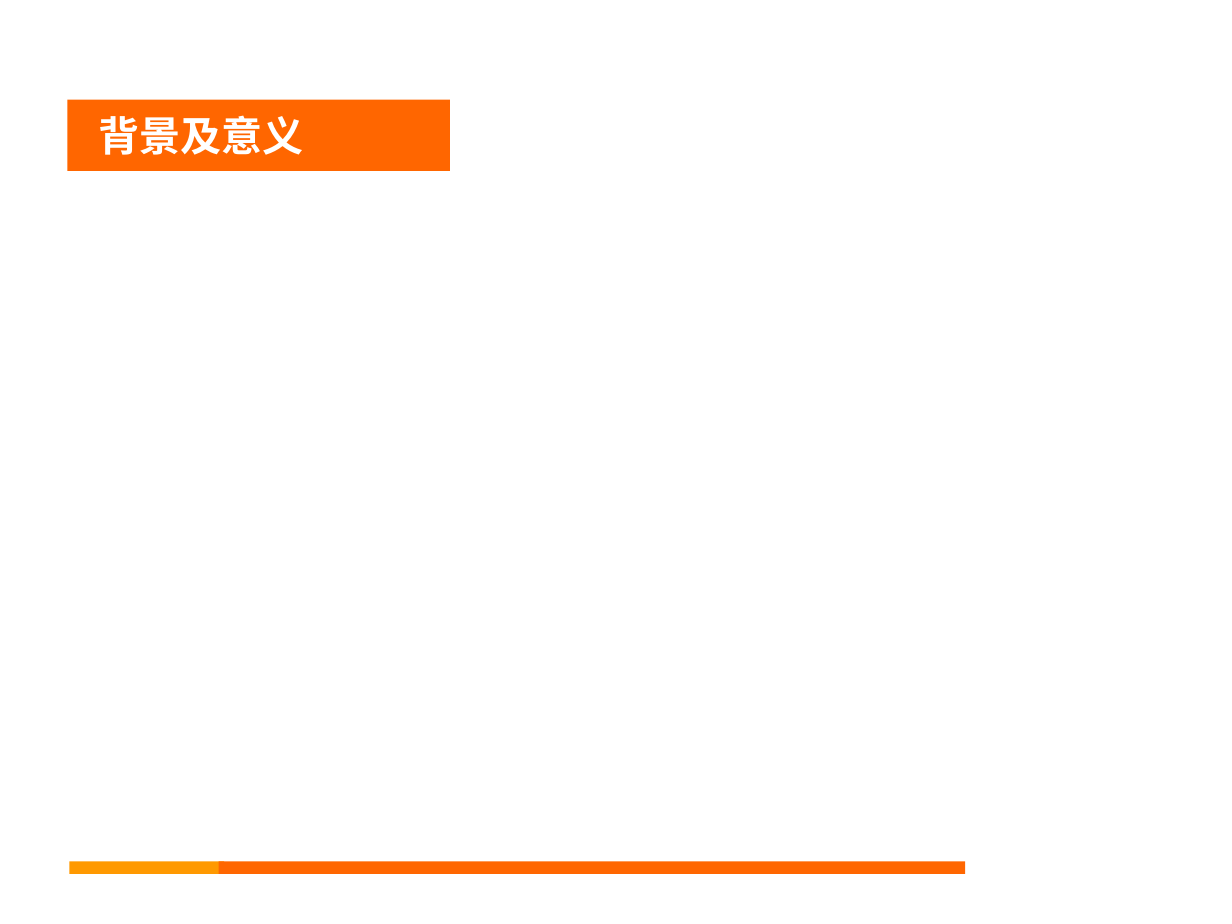
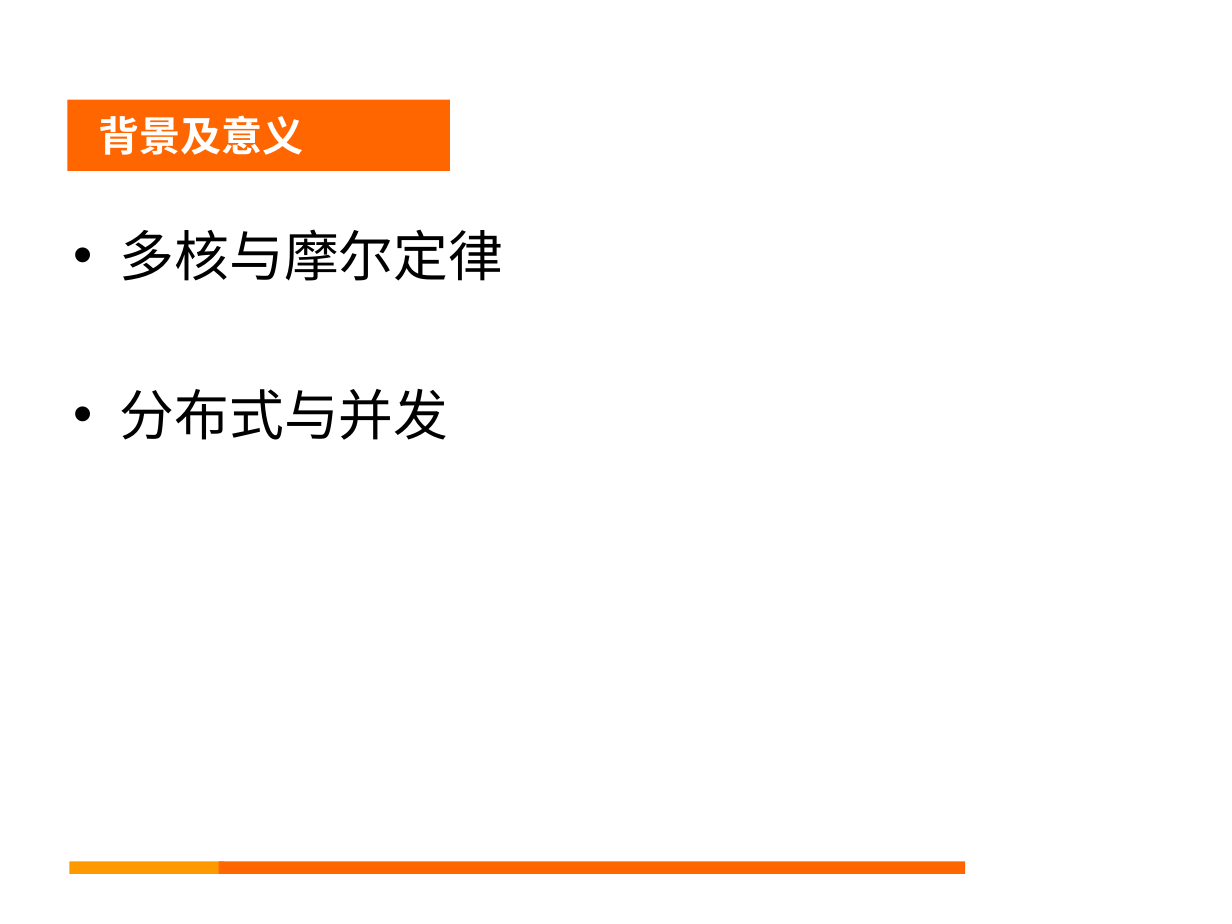
Before and after one commit to gitDangerSnake/thesis, a slide deck: slide 6 of eassy/开题报告.ppt (slide 3 before the commit). Drawn at 1232x924 pixels with LibreOffice and Linux fonts; fonts in the diff are those of the drawing; background and template pictures are left out. Boxes give left, top, right and bottom in pixels: in the first picture for what was removed or moved away, otherwise in the second. Text is boxed around its words. In the diff, an @@ line names an element or a change of style, - is before the commit and + after.

```diff
--- a/eassy/开题报告.ppt
+++ b/eassy/开题报告.ppt
@@ text added at (120, 229, 503, 440), 32 pt, text #000000 @@
+• 多核与摩尔定律
+• 分布式与并发
```
Also in this commit, not shown: 8 other slides changed, 4 slides added, 2 other files.
